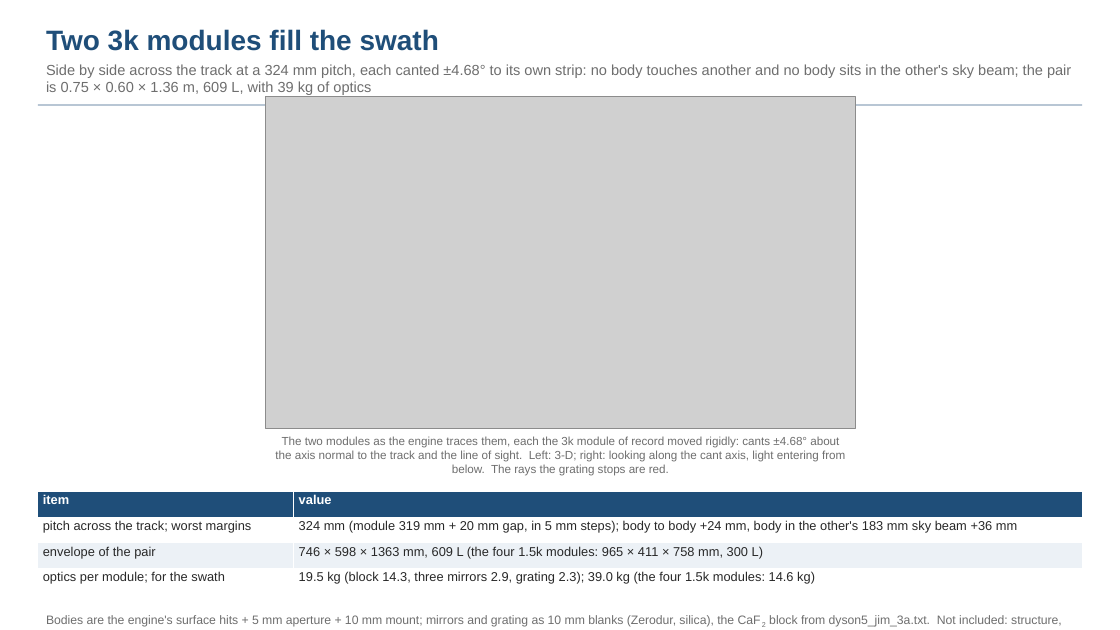
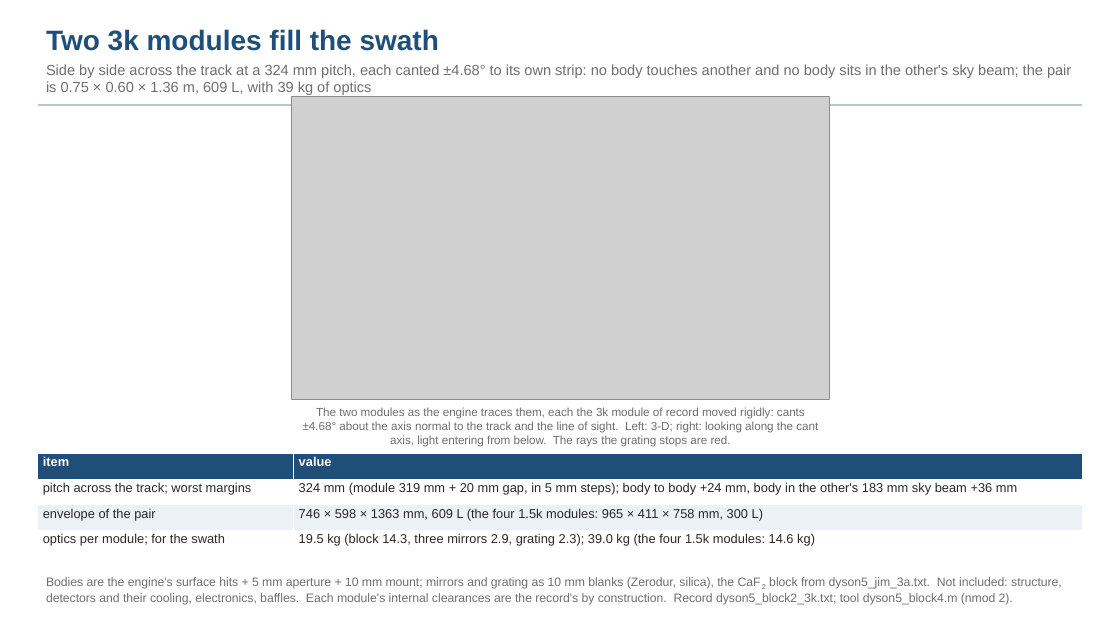
Before and after one commit to nasa-jpl/macos, a slide deck: slide 6 of demo_session/deck_dyson_3k.pptx (slide 5 before the commit). Drawn at 1120x630 pixels with LibreOffice and Linux fonts; fonts in the diff are those of the drawing; grey boxes stand for pictures. Boxes give left, top, right and bottom in pixels: in the first picture for what was removed or moved away, otherwise in the second. Text is boxed around its words. In the diff, an @@ line names an element or a change of style, - is before the commit and + after.

```diff
--- a/demo_session/deck_dyson_3k.pptx
+++ b/demo_session/deck_dyson_3k.pptx
@@ picture resized from (x1=266, y1=97, x2=855, y2=429) to (x1=292, y1=97, x2=829, y2=399) @@
@@ text "The two modules as the ..." rewrapped from (x1=275, y1=436, x2=845, y2=476) to (x1=303, y1=407, x2=818, y2=447) @@
@@ table moved from (x1=38, y1=492, x2=1083, y2=595) to (x1=38, y1=454, x2=1083, y2=557) @@
@@ text "Bodies are the engine's surface ..." rewrapped from (x1=46, y1=615, x2=1062, y2=627) to (x1=46, y1=577, x2=1062, y2=605) @@
```
Also in this commit, not shown: 12 other slides changed, 2 slides added, 2 other files.
